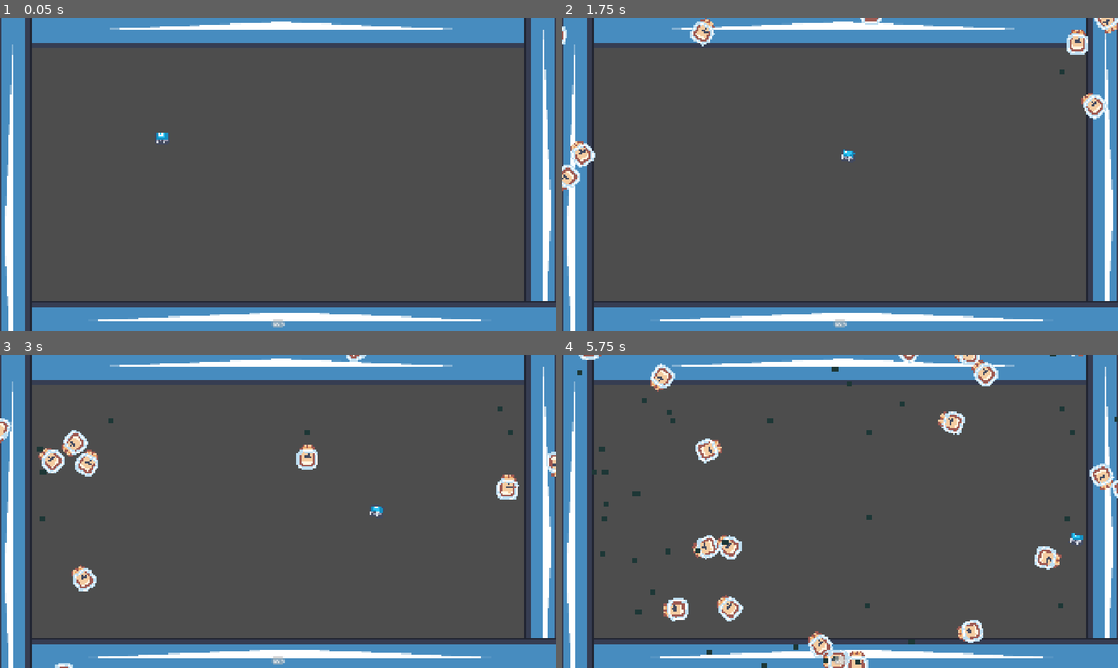
Above: before the commit, frames 1-4 (two rows, left to right).
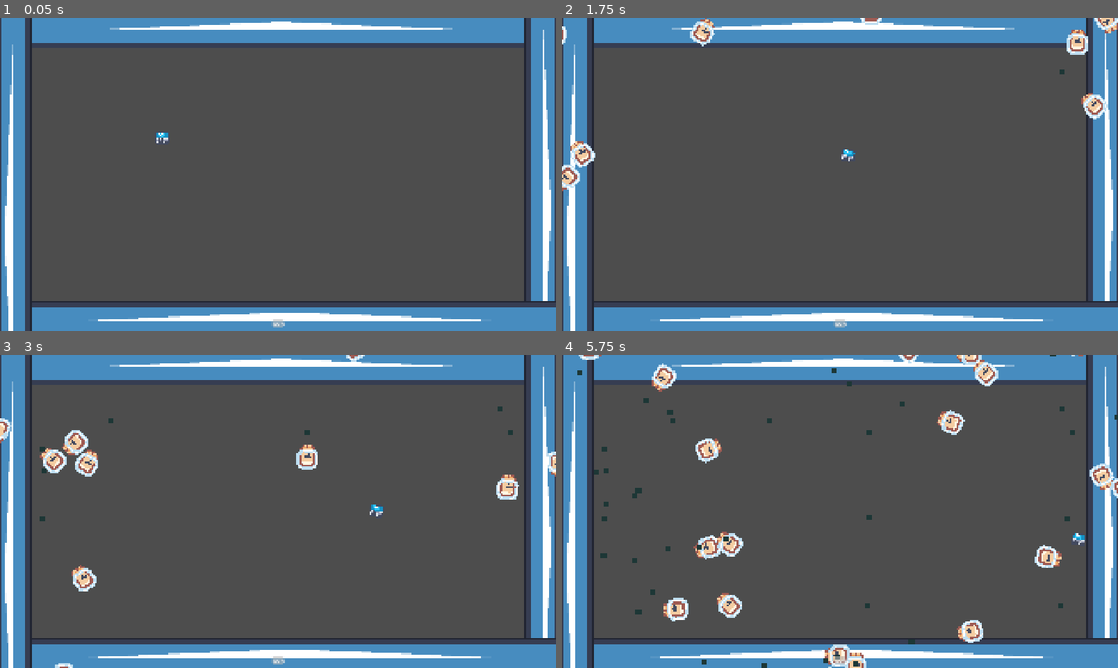
Above: after the commit, the same moments.

Repository: not-fritos/curric432-one-button-game
Game: Godot game, scene res://world.tscn
Same seed, same stepped clock (60 frames per second), same inputs: the game is played once before the commit and once after it. The engine's default icon, where the game draws it, is replaced by a stand-in: a white triangle on a blue panel in a dark square.
Inputs:
- Up to frame 1 (0.05 s): no input
- Up to frame 2 (1.75 s): tap Enter at 0.5 s
- Up to frame 3 (3 s): no input
- Up to frame 4 (5.75 s): no input

The runs differ from the first frame. In frame 1, less than 0.1% of the frame differs, in the area x 28-31%, y 37-39%; in frame 2, less than 0.1%; in frame 3, 0.5%; in frame 4, 2.2%, in the area x 6-100%, y 0-100%.

Commit message:
updated hitboxes and added animations

Diff:
--- a/npc.tscn
+++ b/npc.tscn
@@ -4,7 +4,7 @@
 [ext_resource type="Texture2D" uid="uid://dnk44kxogp4u6" path="res://assets/kenney_pixel-platformer/Tilemap/tilemap-characters_packed.png" id="2_xxcha"]
 
 [sub_resource type="CircleShape2D" id="CircleShape2D_ul7y6"]
-radius = 6.2222223
+radius = 6.0
 
 [sub_resource type="AtlasTexture" id="AtlasTexture_kh24r"]
 atlas = ExtResource("2_xxcha")
@@ -105,7 +105,7 @@
 }]
 
 [sub_resource type="CircleShape2D" id="CircleShape2D_xxcha"]
-radius = 2.0823247
+radius = 1.9452379
 
 [node name="npc" type="CharacterBody2D"]
 scale = Vector2(3, 3)
@@ -113,7 +113,7 @@
 collision_mask = 2
 script = ExtResource("1_xxcha")
 
-[node name="self_collision" type="CollisionShape2D" parent="."]
+[node name="bump" type="CollisionShape2D" parent="."]
 light_mask = 0
 visibility_layer = 0
 scale = Vector2(2, 2)
@@ -123,7 +123,7 @@
 scale = Vector2(1.25, 1.25)
 sprite_frames = SubResource("SpriteFrames_ideak")
 animation = &"05_apricot"
-frame_progress = 0.39177233
+frame_progress = 0.6045106
 
 [node name="LifeTimer" type="Timer" parent="."]
 wait_time = 60.0
@@ -134,7 +134,7 @@
 collision_layer = 4
 collision_mask = 4
 
-[node name="player_collision" type="CollisionShape2D" parent="Area2D"]
+[node name="hurtbox" type="CollisionShape2D" parent="Area2D"]
 position = Vector2(-2.842171e-14, 0)
 rotation = -0.06888275
 scale = Vector2(2, 2)
--- a/roomba.gd
+++ b/roomba.gd
@@ -2,8 +2,10 @@
 
 @export var SPEED = 255;
 signal score_increment;
+@onready var sprite_2d: AnimatedSprite2D = $Sprite2D
 
 func _physics_process(delta: float) -> void:
+	sprite_2d.play("default")
 	velocity = transform.x * SPEED
 	var collision = move_and_collide(velocity * delta);
 	if collision:
--- a/roomba.tscn
+++ b/roomba.tscn
@@ -1,10 +1,11 @@
-[gd_scene load_steps=8 format=3 uid="uid://sy6obgtp1un7"]
+[gd_scene load_steps=7 format=3 uid="uid://sy6obgtp1un7"]
 
-[ext_resource type="Script" path="res://roomba.gd" id="1_ihwft"]
+[ext_resource type="Script" uid="uid://780r0lo2g2n3" path="res://roomba.gd" id="1_ihwft"]
 [ext_resource type="Texture2D" uid="uid://dnk44kxogp4u6" path="res://assets/kenney_pixel-platformer/Tilemap/tilemap-characters_packed.png" id="2_ihwft"]
 
-[sub_resource type="CircleShape2D" id="CircleShape2D_ihwft"]
-radius = 32.140316
+[sub_resource type="CapsuleShape2D" id="CapsuleShape2D_ihwft"]
+radius = 19.997536
+height = 47.994083
 
 [sub_resource type="AtlasTexture" id="AtlasTexture_t3g6o"]
 atlas = ExtResource("2_ihwft")
@@ -28,14 +29,14 @@
 "speed": 5.0
 }]
 
-[sub_resource type="CircleShape2D" id="CircleShape2D_t3g6o"]
-radius = 32.0
-
 [node name="Roomba" type="CharacterBody2D"]
 script = ExtResource("1_ihwft")
 
-[node name="CollisionShape2D" type="CollisionShape2D" parent="."]
-shape = SubResource("CircleShape2D_ihwft")
+[node name="bump" type="CollisionShape2D" parent="."]
+position = Vector2(0, 3.0000005)
+rotation = -1.5865043
+scale = Vector2(0.99999994, 0.99999994)
+shape = SubResource("CapsuleShape2D_ihwft")
 
 [node name="Sprite2D" type="AnimatedSprite2D" parent="."]
 scale = Vector2(2, 2)
@@ -46,7 +47,9 @@
 collision_layer = 12
 collision_mask = 12
 
-[node name="CollisionShape2D" type="CollisionShape2D" parent="Area2D"]
-shape = SubResource("CircleShape2D_t3g6o")
+[node name="hitbox" type="CollisionShape2D" parent="Area2D"]
+position = Vector2(0, 3.0000005)
+rotation = -1.5865043
+shape = SubResource("CapsuleShape2D_ihwft")
 
 [connection signal="area_entered" from="Area2D" to="." method="_on_area_2d_area_entered"]
